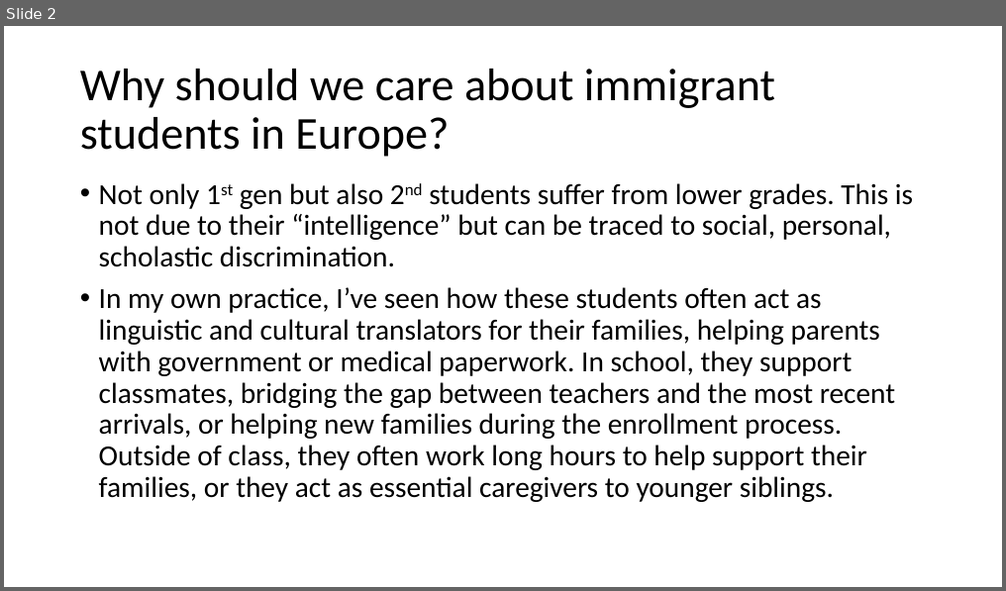
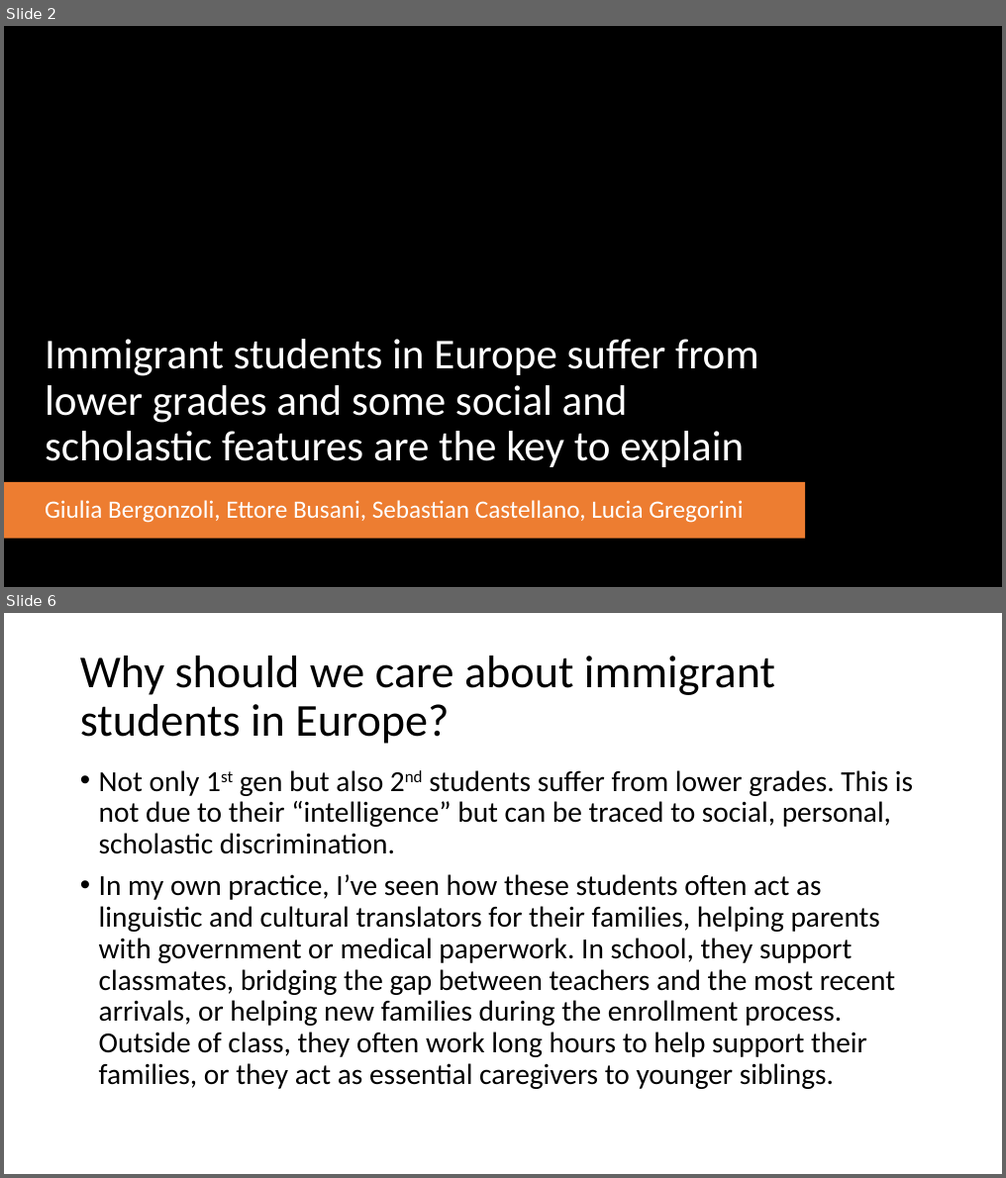
Before and after one commit to SebastianCastellano/Applied-Statistics-Project, a slide deck: Presentations/Pitch for 25.07/Pitch 25.07 - Immigrant students in Europe.pptx. Shown one above the other, each under a label of ours: slide 2 before the commit, slides 2 and 6 after it; the slides between them are not shown. The pictures are 1006x591 and 1006x1178 pixels, drawn with LibreOffice and Linux fonts; fonts in the diff are those of the drawing; background and template pictures are left out. Boxes give left, top, right and bottom in pixels: in the first picture for what was removed or moved away, otherwise in the second. Text is boxed around its words. In the diff, an @@ line names an element or a change of style, - is before the commit and + after.

```diff
--- a/Presentations/Pitch for 25.07/Pitch 25.07 - Immigrant students in Europe.pptx
+++ b/Presentations/Pitch for 25.07/Pitch 25.07 - Immigrant students in Europe.pptx
@@ slide 2 added at <box>4,26,1002,587</box>, background picture (left out) @@
@@ rectangle added at <box>4,211,1002,587</box>, fill gradient #000000 @@
@@ title added at <box>45,339,758,468</box>, 41 pt, text #FFFFFF @@
+Immigrant students in Europe suffer from lower grades and some social and scholastic features are the key to explain
@@ rounded rectangle added at <box>4,482,805,539</box>, fill #ED7D31 @@
@@ subtitle added at <box>45,500,743,523</box>, 24 pt, text #FFFFFF @@
+Giulia Bergonzoli, Ettore Busani, Sebastian Castellano, Lucia Gregorini
@@ what was slide 2 is now slide 6 @@
```
Also in this commit, not shown: 1 slide changed, 3 other slides added, 4 other files.
